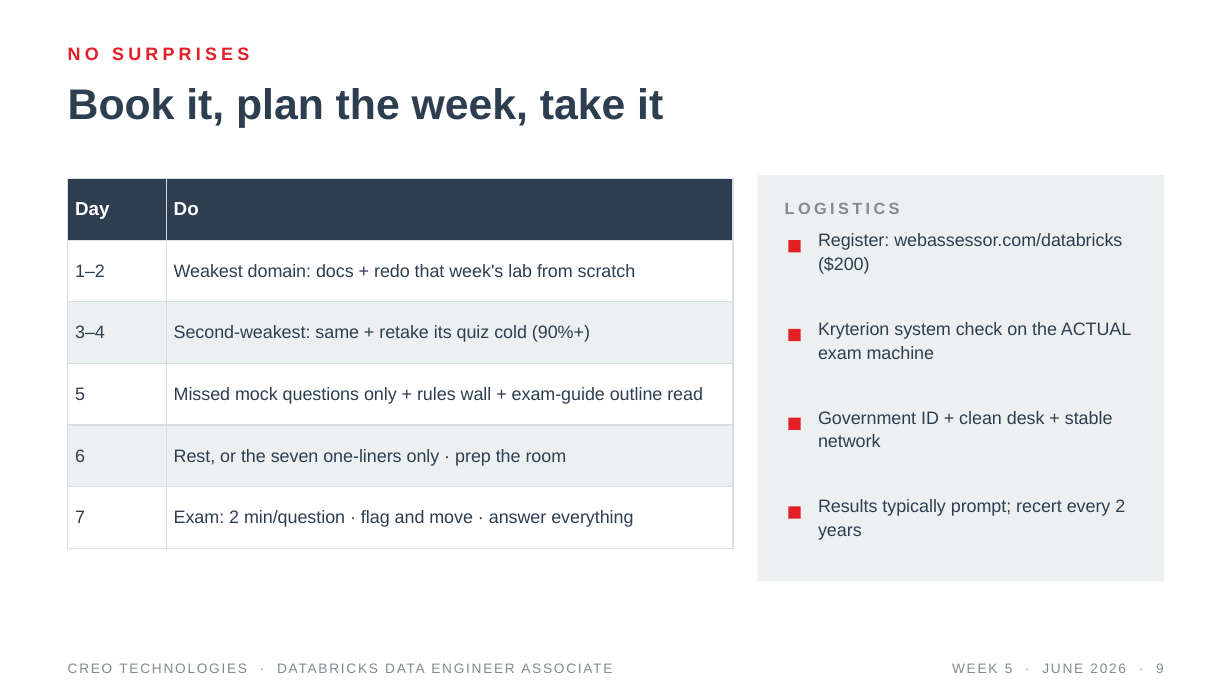
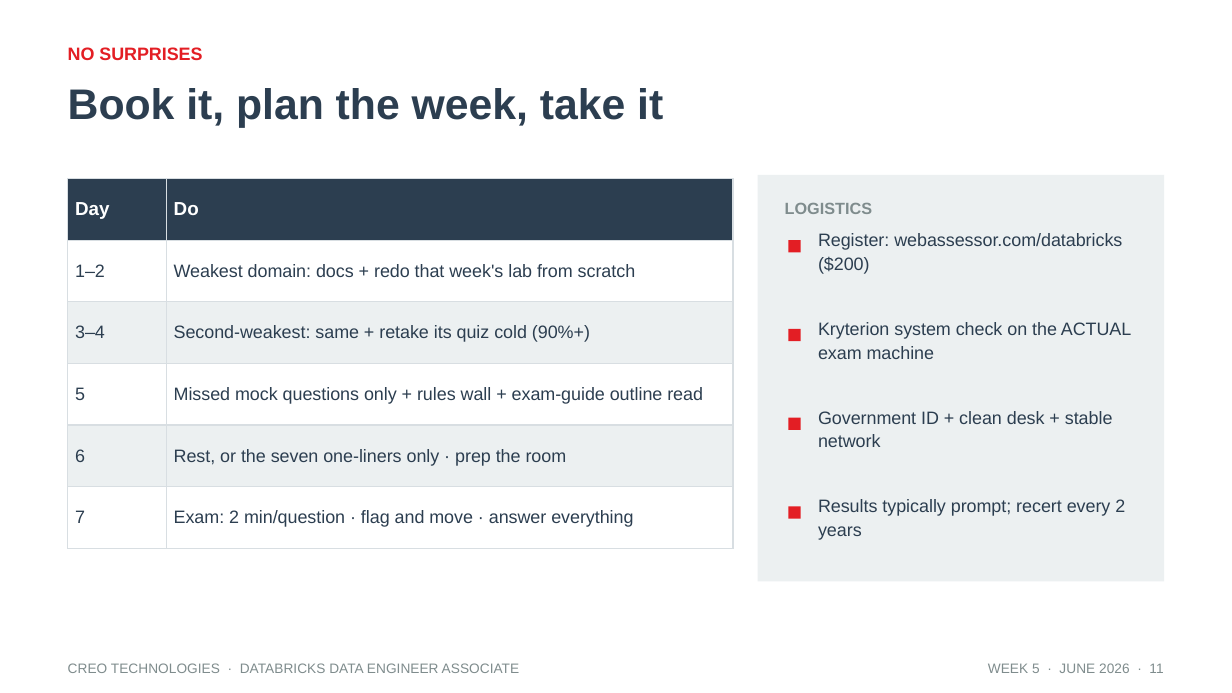
Before and after one commit to tatwan/Databricks_DE_Associate, a slide deck: slide 11 of slides/Week5_Capstone_ExamReadiness.pptx (slide 9 before the commit). Drawn at 1232x693 pixels with LibreOffice and Linux fonts; fonts in the diff are those of the drawing. Boxes give left, top, right and bottom in pixels: in the first picture for what was removed or moved away, otherwise in the second. Text is boxed around its words. In the diff, an @@ line names an element or a change of style, - is before the commit and + after.

```diff
--- a/slides/Week5_Capstone_ExamReadiness.pptx
+++ b/slides/Week5_Capstone_ExamReadiness.pptx
@@ text "NO SURPRISES" at (68,47,202,60): letter spacing 2.5 to 0 pt @@
@@ text "LOGISTICS" at (785,203,872,214): letter spacing 2 to 0 pt @@
@@ text "CREO TECHNOLOGIES · DATABRICKS DATA ..." at (68,663,520,673): letter spacing 1 to 0 pt @@
@@ text at (988,663,1163,673): text changed @@
-WEEK 5 · JUNE 2026 · 9
+WEEK 5 · JUNE 2026 · 11
```
Also in this commit, not shown: 9 other slides changed, 2 slides added, 2 other files.
